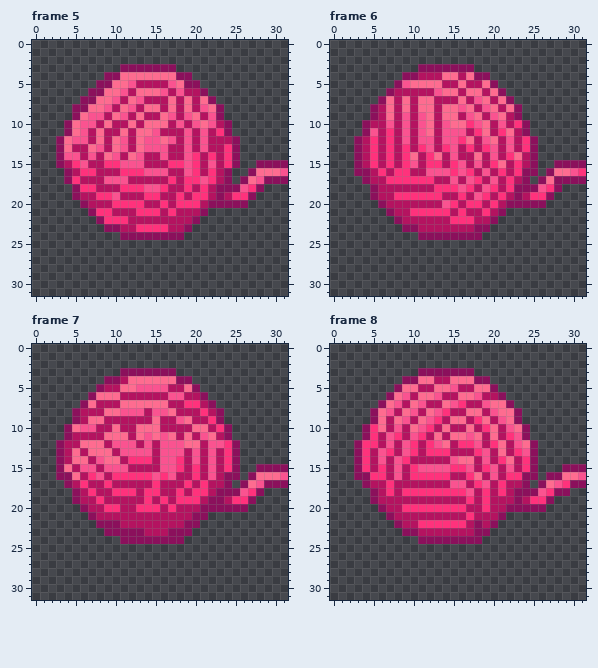
One commit to this pixel-art file: Assets/Assety/PLAYER_wloczka/klebek/odwijanie_zawijanie/wloczka4_spin_anim.aseprite. The first picture shows the starting point.
32x32 pixels, 8 frames. Shown: frame 5, frame 6, frame 7, frame 8. The commit also changed other frames, which this record leaves out.
The result:
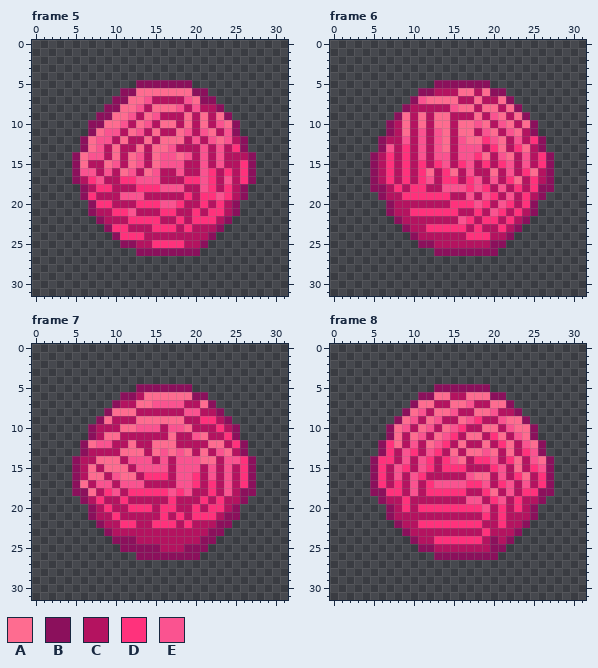
Palette (. is transparent): A #fe6c90  B #8b105c  C #b41360  D #ff327c  E #fa5390
Edits made:
layer "ogonek" now hidden
Changed rows in their new state; - is an unchanged pixel.
Frame 5:
first column x 3:
 3 --------.......--------------
 4 ------...........------------
 5 -----.....BBBBBB-.-----------
 6 ----....BB---AAAAB-----------
 7 ---....BB-AE--C-EAB----------
 8 --....BB-AEC-A-ECECC---------
 9 --...BB-AECAECC-ACACAB-------
10 -...BB-AECAEC-ACAC-CEAB------
11 -...B-EECAECA--A---ACEB------
12 ...BAEECA-CAC-AACECEAECB-----
13 ...B----C--CAAE-C---ECDB-----
14 ..BA-ECA----A-EA-CECECCCB----
15 ..BA--AECA--AEEECCECECCDB....
16 -.BEE-E-AECA-C-ECCE--DCD-....
17 -.B-DECCDDEEE-C------ECDB....
18 --.BCDD-CC-DDEEEC-EDCDCB..---
19 --.BDCCCEEECC--CDC-DEDCB.----
20 ---.BDDCCC-DDEE-CCDCDC-.-----
21 -----CCDDECCCD---DCDDCB------
22 ------CCCDDDD--D-DDDCB-------
23 -------DD-CC--D-DCCCB--------
24 -------BDDDCCCCCCCCB---------
25 --------BBCCDDDDCCB----------
26 ----------BBBBBBBB-----------
Frame 6:
first column x 3:
 3 --------.......--------------
 4 ------...........------------
 5 -----.....BBBBBBB.-----------
 6 ----....BBCCCA-CAB-----------
 7 ---....BE-AAAC-AC------------
 8 --....B-CC-CEA--A------------
 9 --...BA-ACA-C-C-----AB-------
10 -...B-A-ACAAC-A----ACAB------
11 -...B-A--CEACAACEACEACB------
12 ...BC----CEACE-ADEACECDB-----
13 ...BE---ECEACEEECDACDACB-----
14 ..B----CECEECEEDACEACECDB----
15 ..B----CDC-ECDECDCDECECDB....
16 ..BCDC--DACDACE-CACECDAC-....
17 -.B--C-C-E-DD-DE----ACDCB....
18 ---B-D-DD-CEE--EDCECDCDBB.---
19 --.B-C-----D-CECEDCECDCB.----
20 ---.B------C-D-EDCEDCD-.-----
21 ------------DC-DCEDCDCB------
22 ------------CE--DDCDCB-------
23 -------C-DDDDD-DCCDCB--------
24 -------BCCCCCCDDDCCB---------
25 --------BBCCCCCCCBB----------
26 ----------BBBBBBBB-----------
Frame 7:
first column x 3:
 3 --------.......--------------
 4 ------...........------------
 5 -----.....BBBBBBB.-----------
 6 ----....BB-AAAAAAB-----------
 7 ---....BCC--EEEECCA----------
 8 --....B-AAC-CCC-EEC----------
 9 --...BA---AA-AAAC-D-CB-------
10 -...B--CAAEEE-EEACC--CB------
11 -...B---C-CCCC--CEAC-DB------
12 ...B-EECCA-CAAACCC-AACDB-----
13 ...BCCC-AAACA-A-ACACEACB-----
14 ..BC-A---EEE--CEE-AA-EEDB----
15 ..BCA-AAA-EEE-CEEE---ECDB....
16 ..B-AA-EAAC-D-CEE----ECD-....
17 -.BA-EE-EEE-C--EEDCD-ECDB....
18 ---BA-DEC-D--DE-ECCDCECBB.---
19 --.B----D--C-CDCCCDCD-CB.----
20 ---.B--C-D--CD---DCDDC-.-----
21 -------D-----D-D-DDDCBB------
22 ------CCDD--DDD-DCCCBB-------
23 -------CCCC---CCCCCBB--------
24 -------B--CCCCCCCCBB---------
25 --------BBBBBCCCBBB----------
26 ----------BBBBBBBB-----------
Frame 8:
first column x 3:
 3 --------.......--------------
 4 ------...........------------
 5 -----.....BBBBBBB.-----------
 6 ----....BBAA-C-AAB-----------
 7 ---....BAA-CAAE-C------------
 8 --....BAECAAE-C-A-CC---------
 9 --...BAECAE-C-E-C---AB-------
10 -...BAECAE--EDC-A----AB------
11 -...BA-AE--EDCA--DAC-AB------
12 ...BDACE-A-D-ACCACDACEAB-----
13 ...B-----E-CA-AA-ACACDEB-----
14 ..BDDCE-ED-D--CDDECDACEAB----
15 ..B---DC-DCD--C-CDECACDEB-...
16 ..B----E-CCC--E-ACEC-ACD-....
17 -.BDCD-E-DEE--D----E-ECDB....
18 ---B-DCEC-----C--ACECDDBB..--
19 --.B--D-------EECDE-D-CB.----
20 ---.B--C------DDE-DCDC-.-----
21 --------------C-D-DCCCB------
22 --------------DD-CDCCB-------
23 -------C-------CDCCCB--------
24 -------BCCDDDDDDCBCB---------
25 --------BBCCCCCCCBB----------
26 ----------BBBBBBBB-----------
